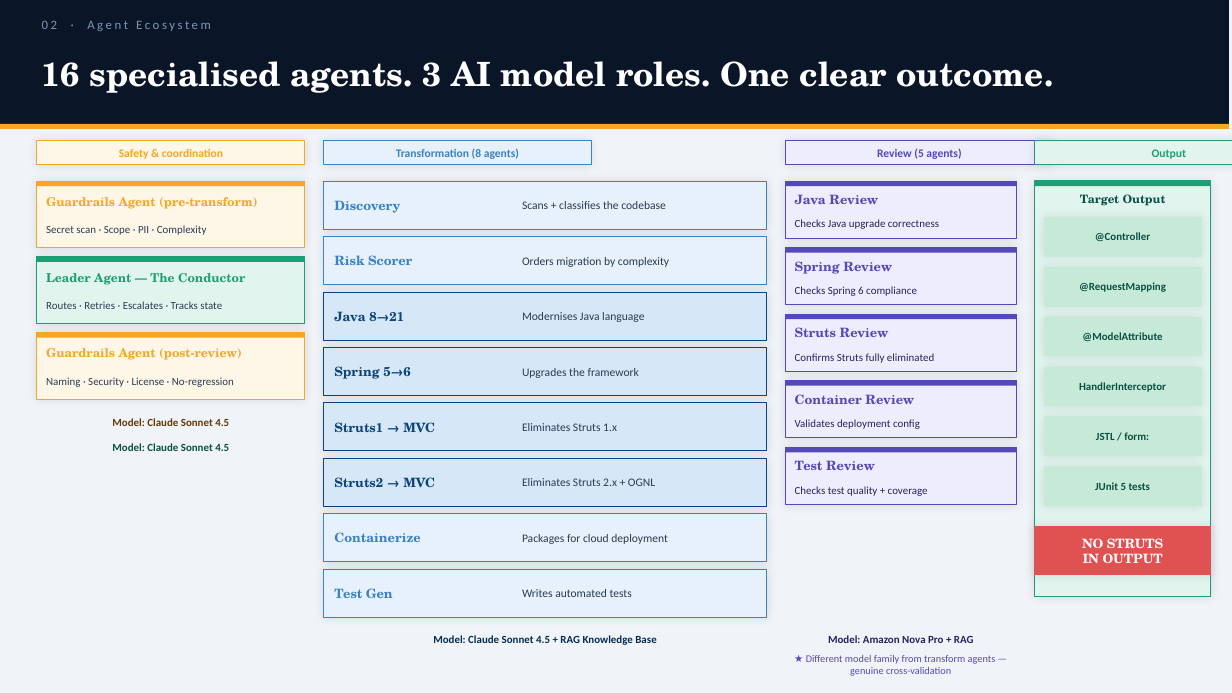
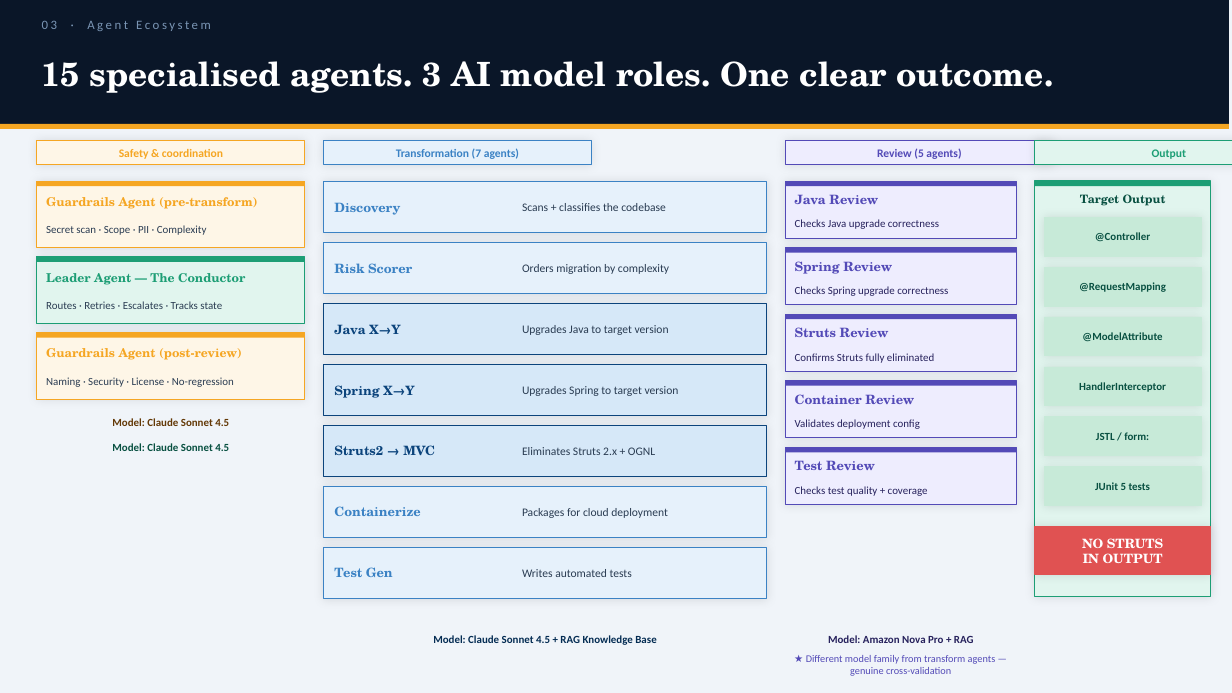
Before and after one commit to anche-raja/misc, a slide deck: slide 5 of FORGE-AgentDeepDive.pptx (slide 2 before the commit). Drawn at 1232x693 pixels with LibreOffice and Linux fonts; fonts in the diff are those of the drawing. Boxes give left, top, right and bottom in pixels: in the first picture for what was removed or moved away, otherwise in the second. Text is boxed around its words. In the diff, an @@ line names an element or a change of style, - is before the commit and + after.

```diff
--- a/FORGE-AgentDeepDive.pptx
+++ b/FORGE-AgentDeepDive.pptx
@@ text at bbox=[42, 61, 1053, 93]: text changed @@
-16 specialised agents. 3 AI model roles. One clear outcome.
+15 specialised agents. 3 AI model roles. One clear outcome.
@@ text at bbox=[396, 148, 519, 159]: text changed @@
-Transformation (8 agents)
+Transformation (7 agents)
@@ rectangle: place and size @@
-rectangle at bbox=[323, 181, 767, 229]
+rectangle at bbox=[323, 181, 767, 233]
@@ rectangle: place and size @@
-rectangle at bbox=[323, 237, 767, 285]
+rectangle at bbox=[323, 242, 767, 294]
@@ text "Risk Scorer": place and size @@
-text "Risk Scorer" at bbox=[334, 255, 412, 265]
+text "Risk Scorer" at bbox=[334, 263, 412, 273]
@@ text "Orders migration by complexity": place and size @@
-text "Orders migration by complexity" at bbox=[522, 257, 669, 267]
+text "Orders migration by complexity" at bbox=[522, 264, 669, 274]
@@ text at bbox=[795, 286, 948, 296]: text changed @@
-Checks Spring 6 compliance
+Checks Spring upgrade correctness
@@ rectangle: place and size @@
-rectangle at bbox=[323, 292, 767, 340]
+rectangle at bbox=[323, 303, 767, 355]
@@ text at bbox=[334, 324, 400, 334]: text changed @@
-Java 8→21
+Java X→Y
@@ text at bbox=[522, 325, 669, 335]: text changed @@
-Modernises Java language
+Upgrades Java to target version
@@ rectangle: place and size @@
-rectangle at bbox=[323, 348, 767, 396]
+rectangle at bbox=[323, 364, 767, 416]
@@ text at bbox=[334, 385, 414, 398]: text changed @@
-Spring 5→6
+Spring X→Y
@@ text at bbox=[522, 386, 679, 396]: text changed @@
-Upgrades the framework
+Upgrades Spring to target version
@@ rectangle: place and size @@
-rectangle at bbox=[323, 403, 767, 451]
+rectangle at bbox=[323, 425, 767, 477]
@@ text "Struts2 → MVC": place and size @@
-text "Struts2 → MVC" at bbox=[334, 477, 435, 487]
+text "Struts2 → MVC" at bbox=[334, 445, 435, 455]
@@ text removed at bbox=[334, 422, 435, 432] @@
-Struts1 → MVC
@@ text "Eliminates Struts 2.x + OGNL": place and size @@
-text "Eliminates Struts 2.x + OGNL" at bbox=[522, 478, 655, 486]
+text "Eliminates Struts 2.x + OGNL" at bbox=[522, 447, 655, 455]
@@ text removed at bbox=[522, 423, 617, 431] @@
-Eliminates Struts 1.x
@@ rectangle removed at bbox=[323, 458, 767, 506] @@
@@ rectangle: place and size @@
-rectangle at bbox=[323, 514, 767, 562]
+rectangle at bbox=[323, 486, 767, 538]
@@ text "Containerize": place and size @@
-text "Containerize" at bbox=[334, 532, 420, 542]
+text "Containerize" at bbox=[334, 506, 420, 516]
@@ text "Packages for cloud deployment": place and size @@
-text "Packages for cloud deployment" at bbox=[522, 534, 668, 544]
+text "Packages for cloud deployment" at bbox=[522, 508, 668, 518]
@@ rectangle: place and size @@
-rectangle at bbox=[323, 569, 767, 617]
+rectangle at bbox=[323, 547, 767, 599]
@@ text "Test Gen": place and size @@
-text "Test Gen" at bbox=[334, 588, 393, 598]
+text "Test Gen" at bbox=[334, 567, 393, 577]
@@ text "Writes automated tests": place and size @@
-text "Writes automated tests" at bbox=[522, 589, 632, 597]
+text "Writes automated tests" at bbox=[522, 569, 632, 577]
```
Also in this commit, not shown: 8 other slides changed, 4 slides added, 1 slide removed.
